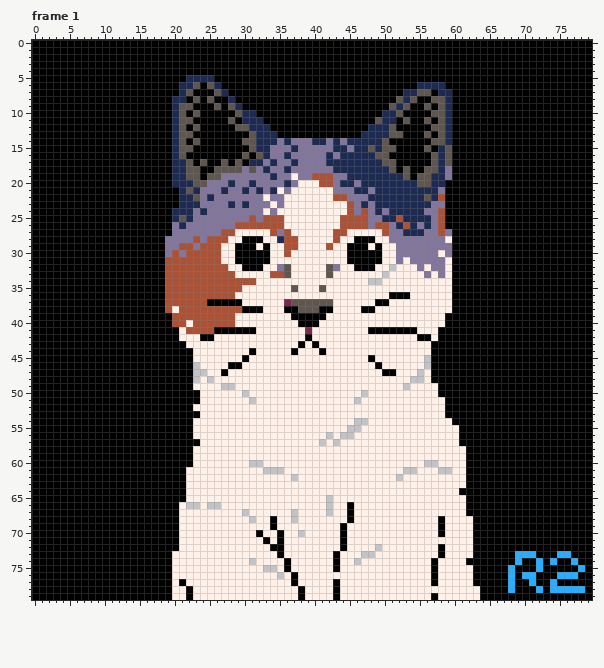
Edited in one commit: pixel-art file (artwork/artwork_0007.aseprite). The first picture shows the starting point.
80x80 pixels, 2 frames. Shown: frame 1. The commit also changed other frames, which this record leaves out.
And afterwards:
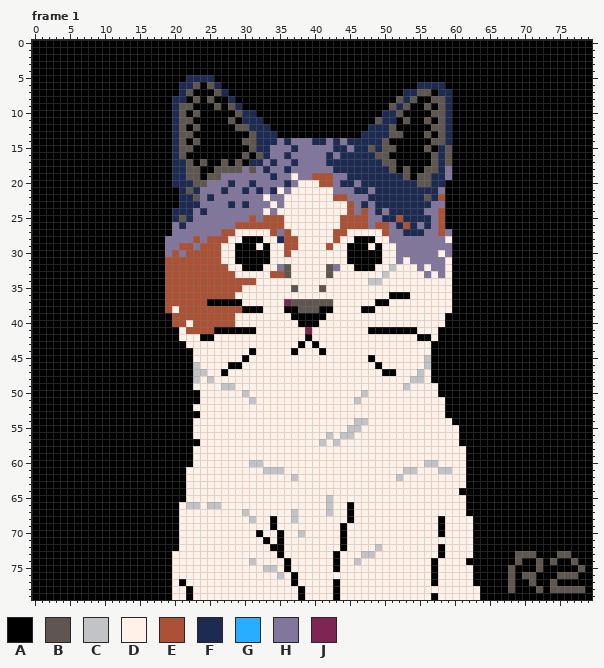
Palette (. is transparent): A #000000  B #5f574f  C #c2c3c7  D #fff1e8  E #ab5236  F #1d2b53  G #29adff  H #83769c  J #7e2553
Changes in this commit:
{"where": "frame 1, layer \"stamp\""}
{"frame":1,"y":73,"x":69,"old":"GGG","new":"BBB"}
{"frame":1,"y":73,"x":75,"old":"GG","new":"BB"}
{"frame":1,"y":74,"x":69,"old":"G","new":"B"}
{"frame":1,"y":74,"x":72,"old":"G","new":"B"}
{"frame":1,"y":74,"x":74,"old":"G","new":"B"}
{"frame":1,"y":74,"x":77,"old":"G","new":"B"}
{"frame":1,"y":75,"x":68,"old":"G","new":"B"}
{"frame":1,"y":75,"x":72,"old":"G","new":"B"}
{"frame":1,"y":75,"x":78,"old":"G","new":"B"}
{"frame":1,"y":76,"x":68,"old":"G","new":"B"}
{"frame":1,"y":76,"x":70,"old":"GG","new":"BB"}
{"frame":1,"y":76,"x":75,"old":"GGG","new":"BBB"}
{"frame":1,"y":77,"x":68,"old":"G","new":"B"}
{"frame":1,"y":77,"x":71,"old":"G","new":"B"}
{"frame":1,"y":77,"x":74,"old":"G","new":"B"}
{"frame":1,"y":78,"x":68,"old":"G","new":"B"}
{"frame":1,"y":78,"x":72,"old":"G","new":"B"}
{"frame":1,"y":78,"x":74,"old":"GGGGG","new":"BBBBB"}
{"label":"changed","picture_box":[508,551,585,593]}
